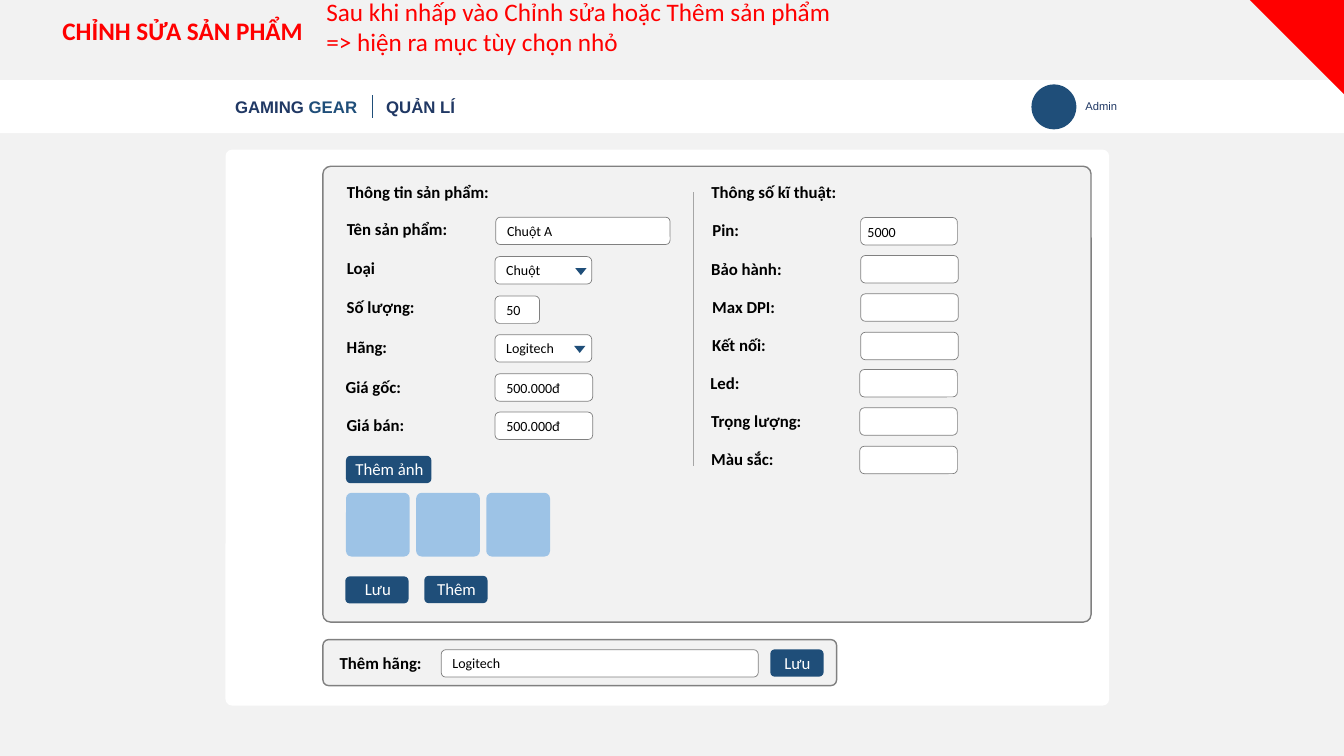
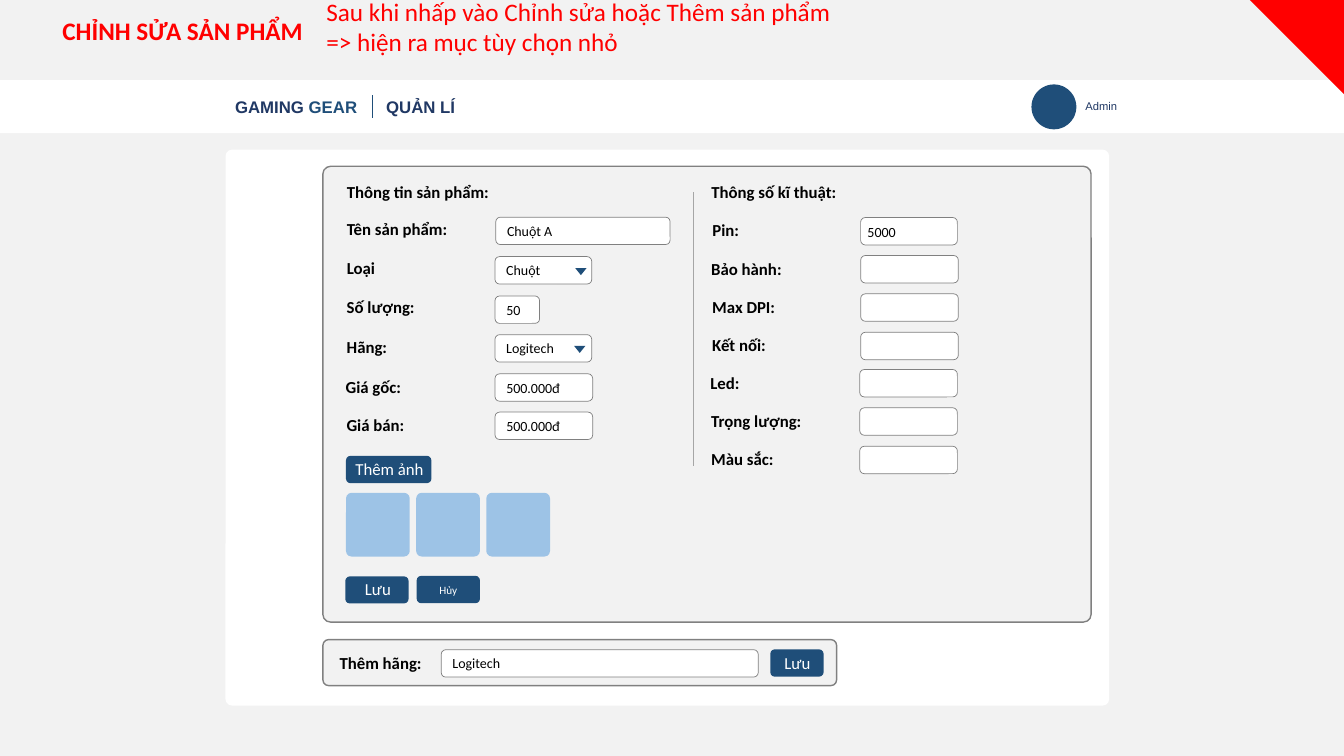
Before and after one commit to Tp2k4/ShopApp, a slide deck: slide 12 of gaming_gear_design.pptx. Drawn at 1344x756 pixels with LibreOffice and Linux fonts; fonts in the diff are those of the drawing. Boxes give left, top, right and bottom in pixels: in the first picture for what was removed or moved away, otherwise in the second. Text is boxed around its words. In the diff, an @@ line names an element or a change of style, - is before the commit and + after.

```diff
--- a/gaming_gear_design.pptx
+++ b/gaming_gear_design.pptx
@@ rounded rectangle "Hủy" moved from (x1=424, y1=576, x2=488, y2=603) to (x1=416, y1=576, x2=480, y2=603) @@
@@ text removed at (x1=437, y1=583, x2=476, y2=595) @@
-Thêm
@@ text in rounded rectangle at (x1=439, y1=586, x2=457, y2=596): text added @@
+Hủy
```
Also in this commit, not shown: 14 other slides changed, 52 other files.
